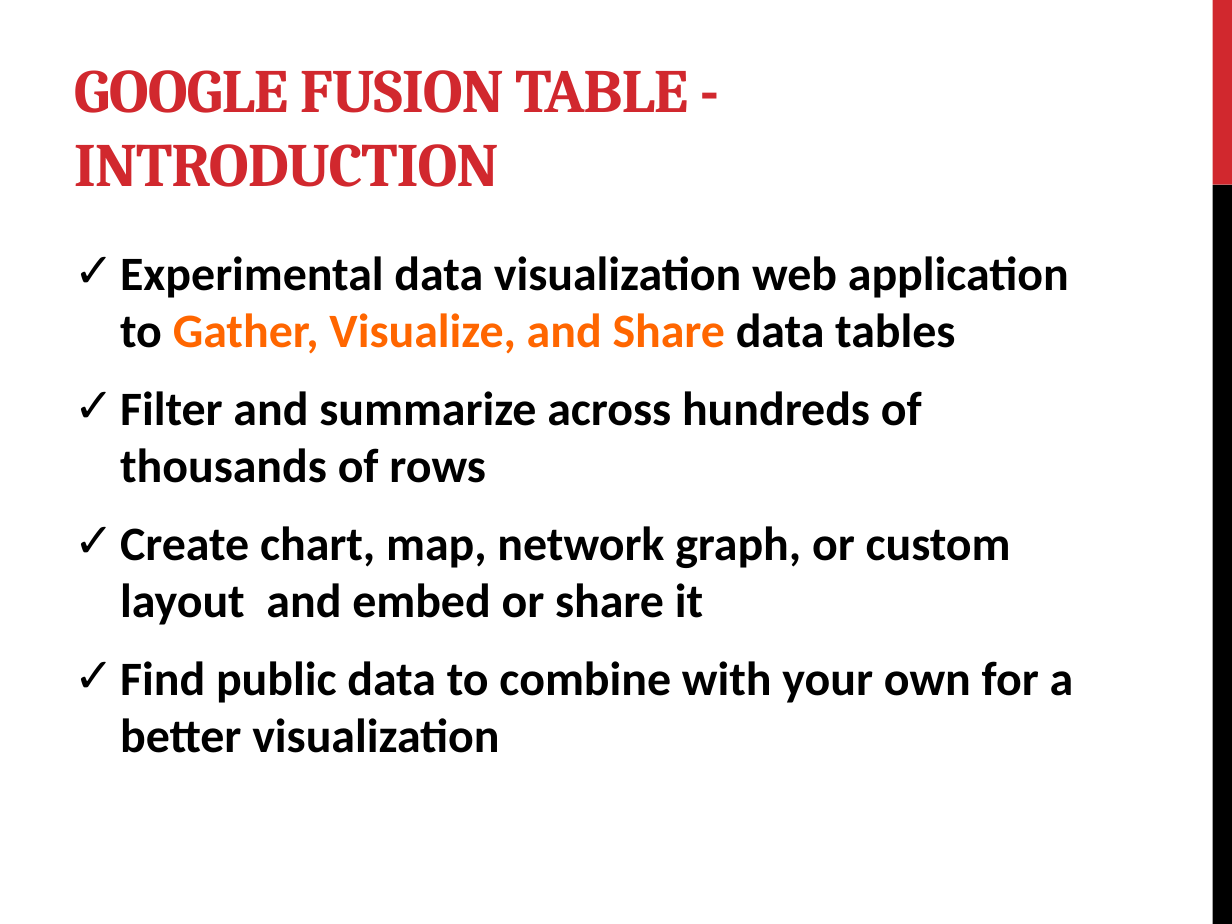
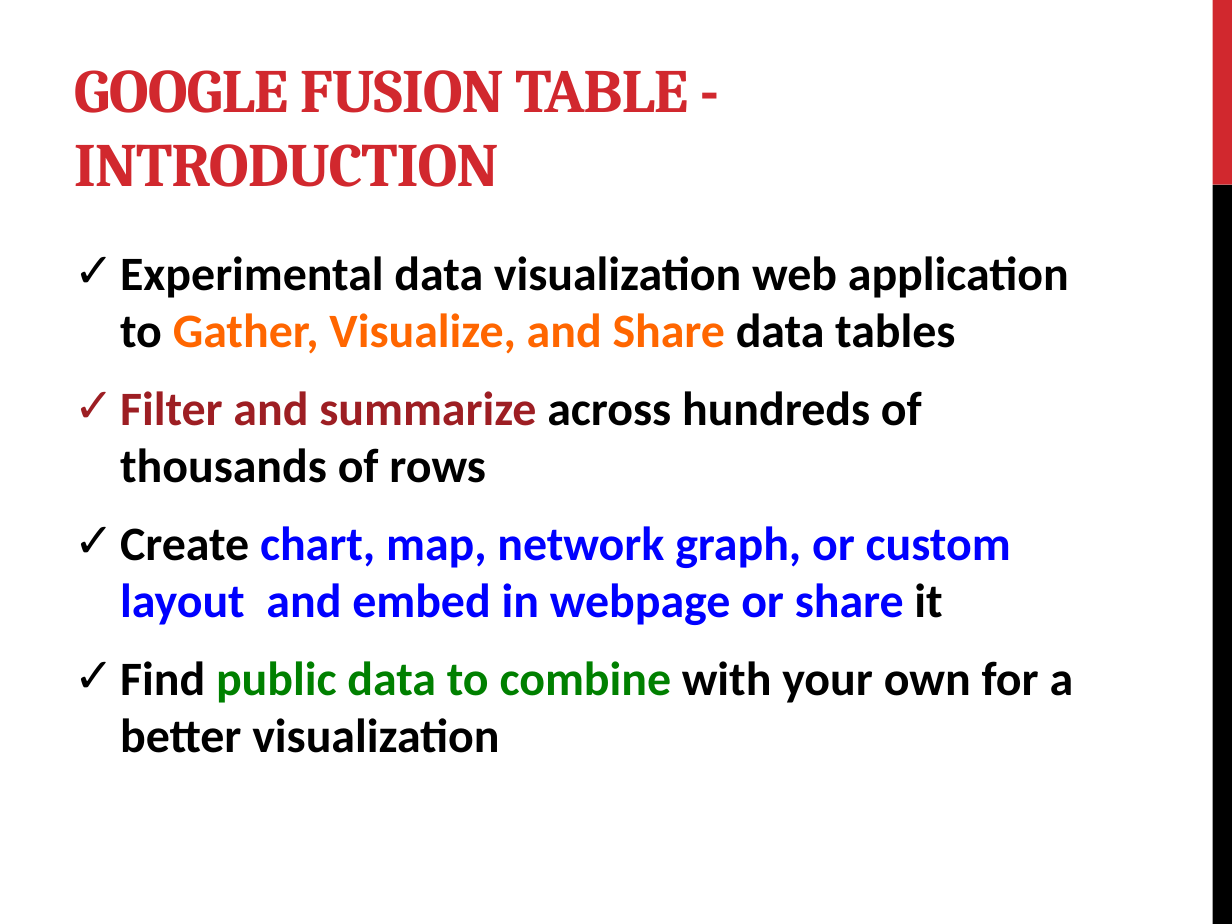
Before and after one commit to sumeshnb/6339Tutorial, a slide deck: slide 2 of Tutorial.pptx. Drawn at 1232x924 pixels with LibreOffice and Linux fonts; fonts in the diff are those of the drawing. Boxes give left, top, right and bottom in pixels: in the first picture for what was removed or moved away, otherwise in the second. Text is boxed around its words. In the diff, an @@ line names an element or a change of style, - is before the commit and + after.

```diff
--- a/Tutorial.pptx
+++ b/Tutorial.pptx
@@ text at (x1=120, y1=391, x2=1074, y2=753): text colour #000000 to #9D1E22 in "Filter and summarize"; text colour #000000 to #008000 in "public data to combine" @@
@@ text at (x1=120, y1=526, x2=1011, y2=625): text changed; text colour #000000 to #0000FF @@
-✓ Create chart, map, network graph, or custom layout and embed or share it
+✓ Create chart, map, network graph, or custom layout and embed in webpage or share it
```
Also in this commit, not shown: 2 other slides changed, 2 slides added, 2 slides removed, 1 other file.
